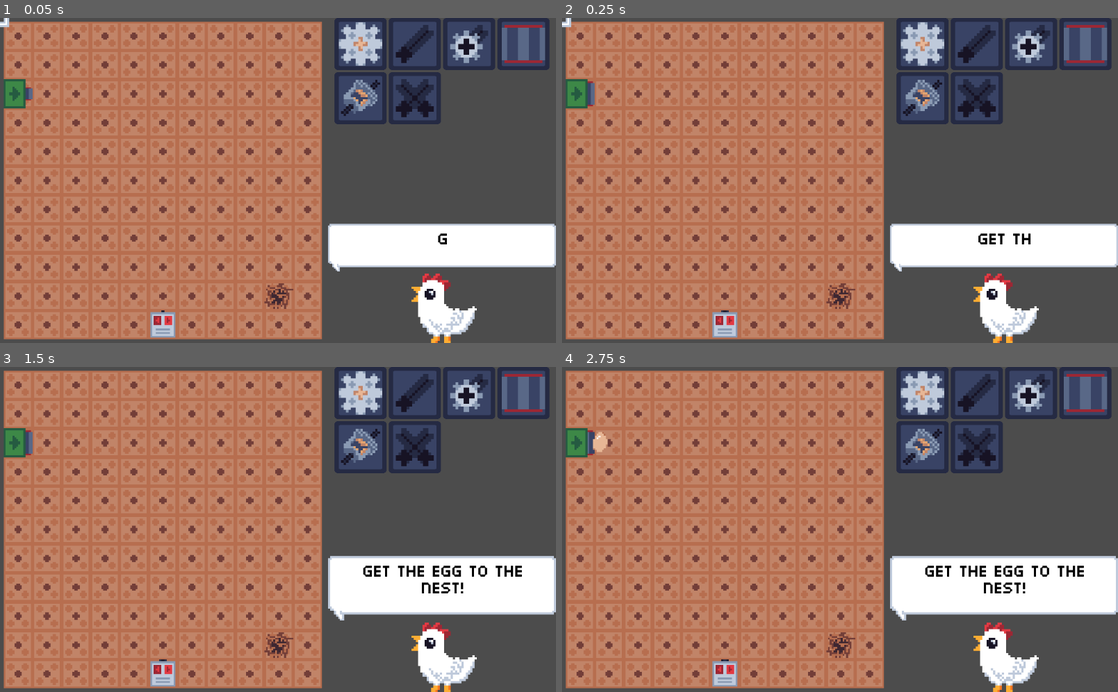
Above: before the commit, frames 1-4 (two rows, left to right).
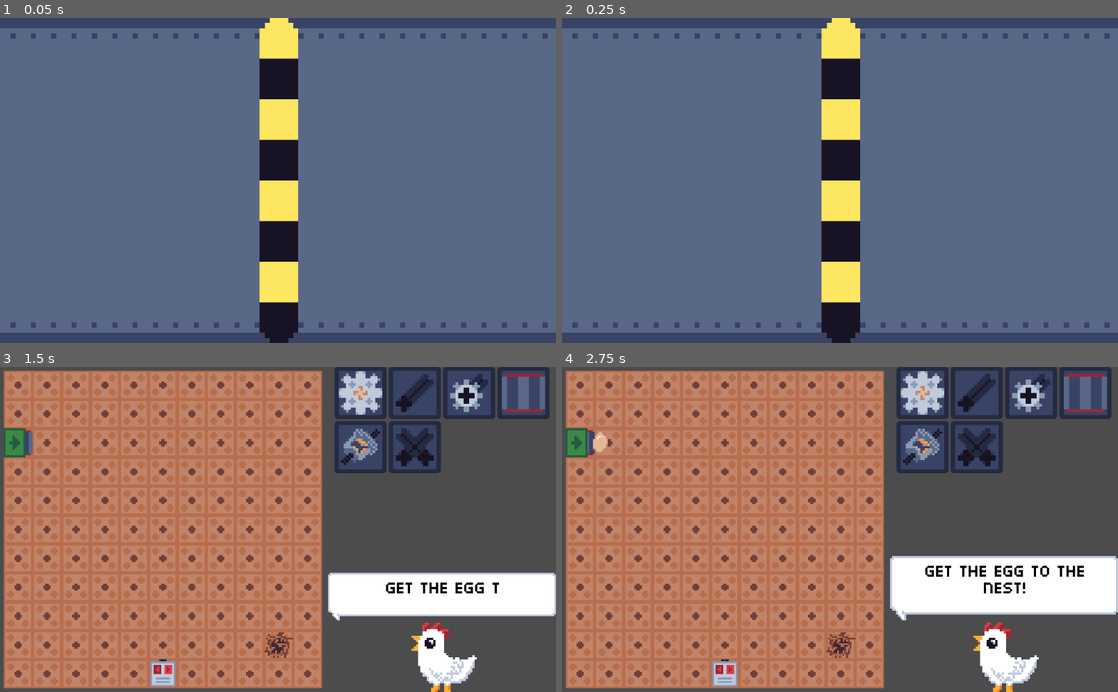
Above: after the commit, the same moments.

Repository: NoNotCar/SGJW-NestMaking
Game: Godot game, scene res://Editor.tscn
Same seed, same stepped clock (60 frames per second), same inputs: the game is played once before the commit and once after it.
Inputs (mouse positions are in pixels of both pictures, inside the frame that each line leads up to):
- Up to frame 1 (0.05 s): no input
- Up to frame 2 (0.25 s): no input
- Up to frame 3 (1.5 s): click (361, 393) at 0.5 s; click (417, 393) at 1.25 s
- Up to frame 4 (2.75 s): tap Enter at 2 s; move the mouse to (962, 513) at 2.02 s; hold E (rotate_right) from 2.03 s (still down); hold R (run) from 2.03 s (still down); click (962, 513) at 2.17 s

The runs differ from the first frame. In frame 1, 99% of the frame differs, in the area x 0-100%, y 0-100%; in frame 2, 99%; in frame 3, 3.3%; in frame 4, nothing differs.

Commit message:
transitions

Diff:
--- a/Editor.gd
+++ b/Editor.gd
@@ -5,14 +5,16 @@
 # var a = 2
 # var b = "text"
 var done:=false
-
+var level
 # Called when the node enters the scene tree for the first time.
 func _ready():
-	var level = load("res://level/Level%s.tscn" % registry.level).instance()
+	level = load("res://level/Level%s.tscn" % registry.level).instance()
 	$ViewportContainer/Viewport.add_child(level)
 	$SideBar/VBoxContainer/CenterContainer/TextureRect.texture=level.character
+	level.connect("complete",self,"on_done")
+	BlastDoors.connect("opened",self,"on_open")
+func on_open():
 	$SideBar/VBoxContainer/Chatbox.add_text(level.goal_text)
-	level.connect("complete",self,"on_done")
 
 func on_done():
 	if registry.level==registry.MAX_LEVEL:
@@ -24,7 +26,8 @@
 func _input(event):
 	if done and event is InputEventKey:
 		registry.level+=1
-		get_tree().reload_current_scene()
+		BlastDoors.close()
+		done=false
 
 
 # Called every frame. 'delta' is the elapsed time since the previous frame.
--- /dev/null
+++ b/gui/blastdoor/BlastDoors.gd
@@ -0,0 +1,30 @@
+extends CanvasLayer
+
+
+var open:=false
+signal opened
+
+
+# Called when the node enters the scene tree for the first time.
+func _ready():
+	$Timer.start()
+
+
+# Called every frame. 'delta' is the elapsed time since the previous frame.
+#func _process(delta):
+#	pass
+func close():
+	if open:
+		$AnimationPlayer.play_backwards("Open")
+
+func _on_AnimationPlayer_animation_finished(anim_name):
+	open=not open
+	if not open:
+		$Timer.start()
+		get_tree().reload_current_scene()
+	else:
+		emit_signal("opened")
+
+
+func _on_Timer_timeout():
+	$AnimationPlayer.play("Open")
--- /dev/null
+++ b/gui/blastdoor/BlastDoors.tscn
@@ -0,0 +1,83 @@
+[gd_scene load_steps=4 format=2]
+
+[ext_resource path="res://gui/blastdoor/door.png" type="Texture" id=1]
+[ext_resource path="res://gui/blastdoor/BlastDoors.gd" type="Script" id=2]
+
+[sub_resource type="Animation" id=1]
+resource_name = "Open"
+length = 0.5
+tracks/0/type = "bezier"
+tracks/0/path = NodePath("TextureRect:rect_position:x")
+tracks/0/interp = 1
+tracks/0/loop_wrap = true
+tracks/0/imported = false
+tracks/0/enabled = true
+tracks/0/keys = {
+"points": PoolRealArray( -84, -0.25, 0, 0.25, 0, -600, -0.25, 0, 0.25, 0 ),
+"times": PoolRealArray( 0, 0.5 )
+}
+tracks/1/type = "bezier"
+tracks/1/path = NodePath("TextureRect:rect_position:y")
+tracks/1/interp = 1
+tracks/1/loop_wrap = true
+tracks/1/imported = false
+tracks/1/enabled = true
+tracks/1/keys = {
+"points": PoolRealArray( 0, -0.25, 0, 0.25, 0, 0, -0.25, 0, 0.25, 0 ),
+"times": PoolRealArray( 0, 0.5 )
+}
+tracks/2/type = "bezier"
+tracks/2/path = NodePath("TextureRect2:rect_position:x")
+tracks/2/interp = 1
+tracks/2/loop_wrap = true
+tracks/2/imported = false
+tracks/2/enabled = true
+tracks/2/keys = {
+"points": PoolRealArray( 512, -0.25, 0, 0.25, 0, 1024, -0.25, 0, 0.25, 0 ),
+"times": PoolRealArray( 0, 0.5 )
+}
+tracks/3/type = "bezier"
+tracks/3/path = NodePath("TextureRect2:rect_position:y")
+tracks/3/interp = 1
+tracks/3/loop_wrap = true
+tracks/3/imported = false
+tracks/3/enabled = true
+tracks/3/keys = {
+"points": PoolRealArray( 0, -0.25, 0, 0.25, 0, 0, -0.25, 0, 0.25, 0 ),
+"times": PoolRealArray( 0, 0.5 )
+}
+
+[node name="BlastDoors" type="CanvasLayer"]
+script = ExtResource( 2 )
+
+[node name="TextureRect" type="TextureRect" parent="."]
+anchor_right = 1.0
+anchor_bottom = 1.0
+margin_left = -84.0
+margin_right = -508.0
+texture = ExtResource( 1 )
+stretch_mode = 5
+__meta__ = {
+"_edit_use_anchors_": false
+}
+
+[node name="TextureRect2" type="TextureRect" parent="."]
+anchor_right = 1.0
+anchor_bottom = 1.0
+margin_left = 512.0
+margin_right = 88.0
+texture = ExtResource( 1 )
+stretch_mode = 5
+flip_h = true
+__meta__ = {
+"_edit_use_anchors_": false
+}
+
+[node name="AnimationPlayer" type="AnimationPlayer" parent="."]
+anims/Open = SubResource( 1 )
+
+[node name="Timer" type="Timer" parent="."]
+wait_time = 0.5
+one_shot = true
+[connection signal="animation_finished" from="AnimationPlayer" to="." method="_on_AnimationPlayer_animation_finished"]
+[connection signal="timeout" from="Timer" to="." method="_on_Timer_timeout"]
--- a/project.godot
+++ b/project.godot
@@ -23,6 +23,7 @@
 
 registry="*res://registry.gd"
 lib="*res://lib.gd"
+BlastDoors="*res://gui/blastdoor/BlastDoors.tscn"
 
 [debug]
 
Binary file added: gui/blastdoor/door.aseprite
Binary file added: gui/blastdoor/door.png
Not shown, added: gui/blastdoor/door.png.import
